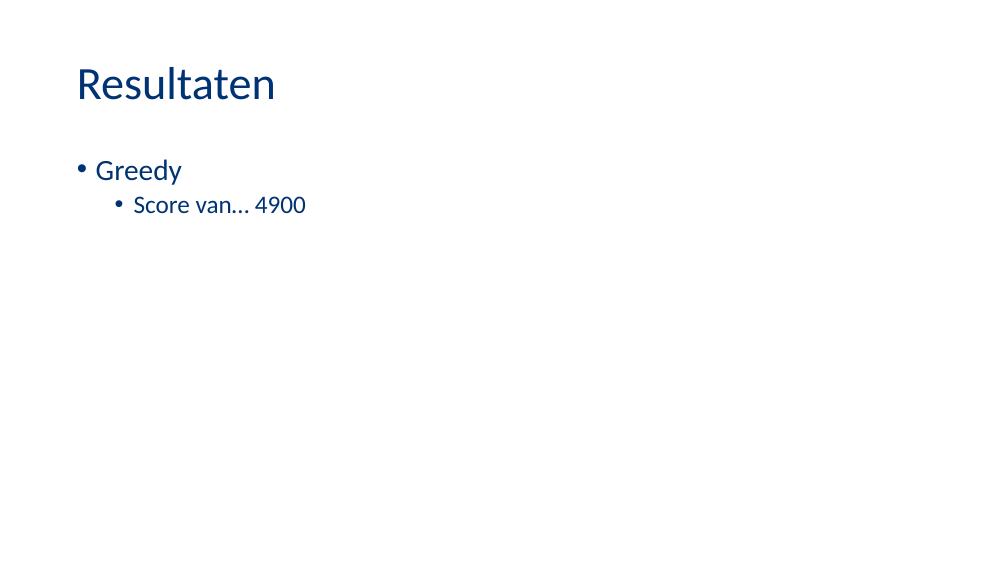
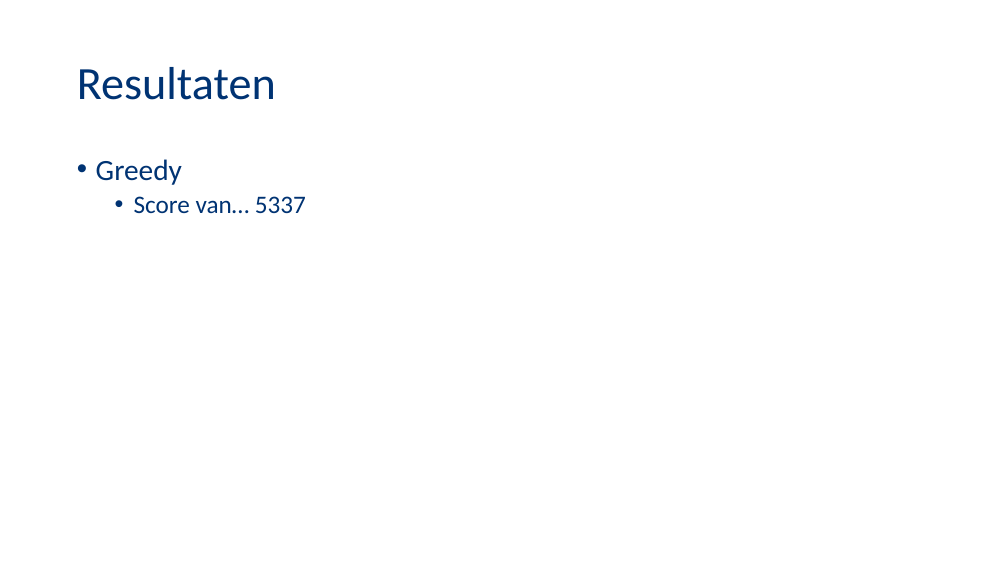
Before and after one commit to NegativeNancy/Team_Arjan, a slide deck: slide 8 of Presentatie2.pptx. Drawn at 1008x567 pixels with LibreOffice and Linux fonts; fonts in the diff are those of the drawing; background and template pictures are left out. Boxes give left, top, right and bottom in pixels: in the first picture for what was removed or moved away, otherwise in the second. Text is boxed around its words. In the diff, an @@ line names an element or a change of style, - is before the commit and + after.

```diff
--- a/Presentatie2.pptx
+++ b/Presentatie2.pptx
@@ text at <box>134,196,306,213</box>: text changed @@
-  • Score van… 4900
+  • Score van… 5337
```
Also in this commit, not shown: 1 other file.
